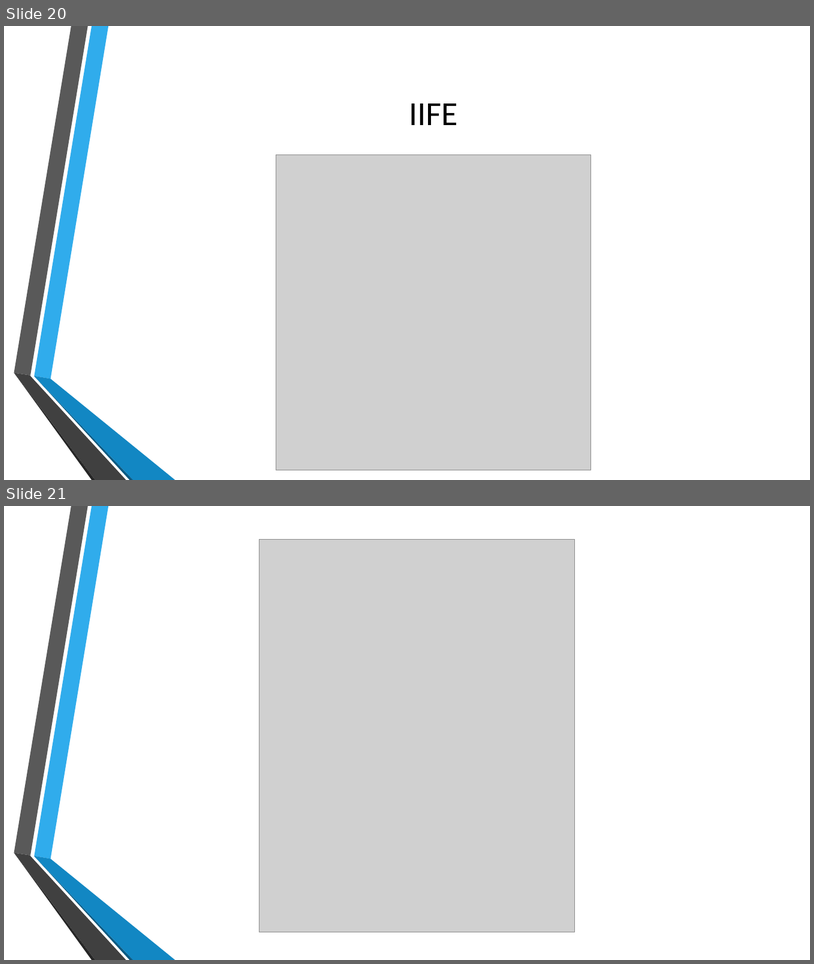
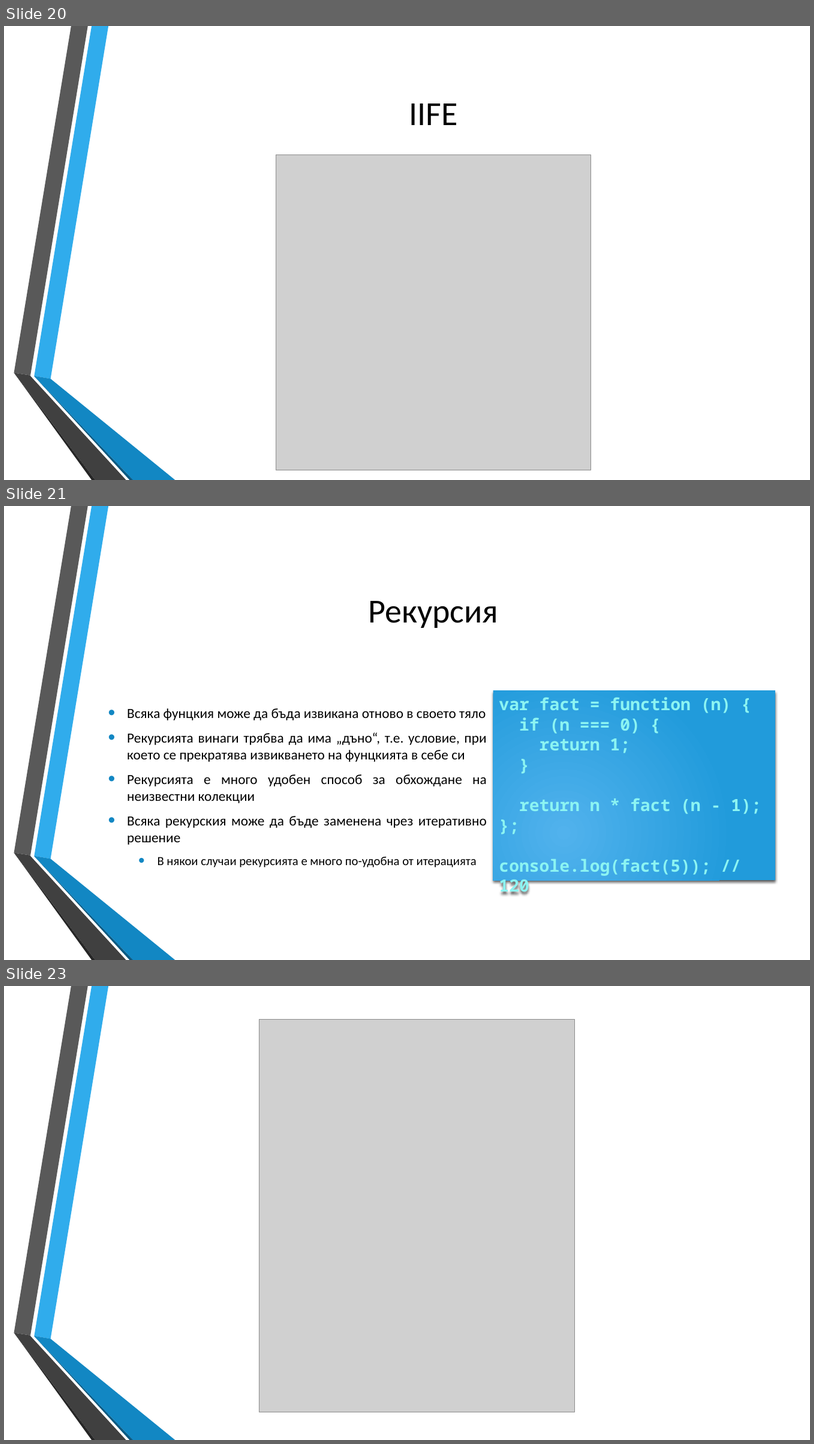
Before and after one commit to dnmitev/IT-Academy, a slide deck: JS Fundamentals/7.Functions/JS-Functions.pptx. Shown one above the other, each under a label of ours: slides 20 and 21 before the commit, slides 20, 21 and 23 after it; the slides between them are not shown. The pictures are 814x964 and 814x1444 pixels, drawn with LibreOffice and Linux fonts; fonts in the diff are those of the drawing; grey boxes stand for pictures; background and template pictures are left out. Boxes give left, top, right and bottom in pixels: in the first picture for what was removed or moved away, otherwise in the second. Text is boxed around its words. In the diff, an @@ line names an element or a change of style, - is before the commit and + after.

Commit message:
added recursion to the functions lecture

```diff
--- a/JS Fundamentals/7.Functions/JS-Functions.pptx
+++ b/JS Fundamentals/7.Functions/JS-Functions.pptx
@@ slide 21 added at (4, 506, 810, 960), background picture (left out); not listed: 6 template elements that a slide beside it also shows @@
@@ title added at (368, 601, 498, 628), 40 pt, text #000000 @@
+Рекурсия
@@ rectangle added at (494, 691, 776, 880), fill gradient #51B3ED to #219CDB, 20 pt, text #8CF4F2, bold @@
+var fact = function (n) {
+if (n === 0) {
+return 1;
+}
+return n * fact (n - 1);
+};
+console.log(fact(5)); // 120
@@ text added at (127, 708, 487, 867), 16.6 pt, text #000000 @@
+• Всяка фунцкия може да бъда извикана отново в своето тяло
+• Рекурсията винаги трябва да има „дъно“, т.е. условие, при което се прекратява извикването на фунцкията в себе си
+• Рекурсията е много удобен способ за обхождане на неизвестни колекции
+• Всяка рекурския може да бъде заменена чрез итеративно решение
+  • В някои случаи рекурсията е много по-удобна от итерацията
@@ what was slide 21 is now slide 23 @@
```
Also in this commit, not shown: 1 other slide added, 5 other files.
